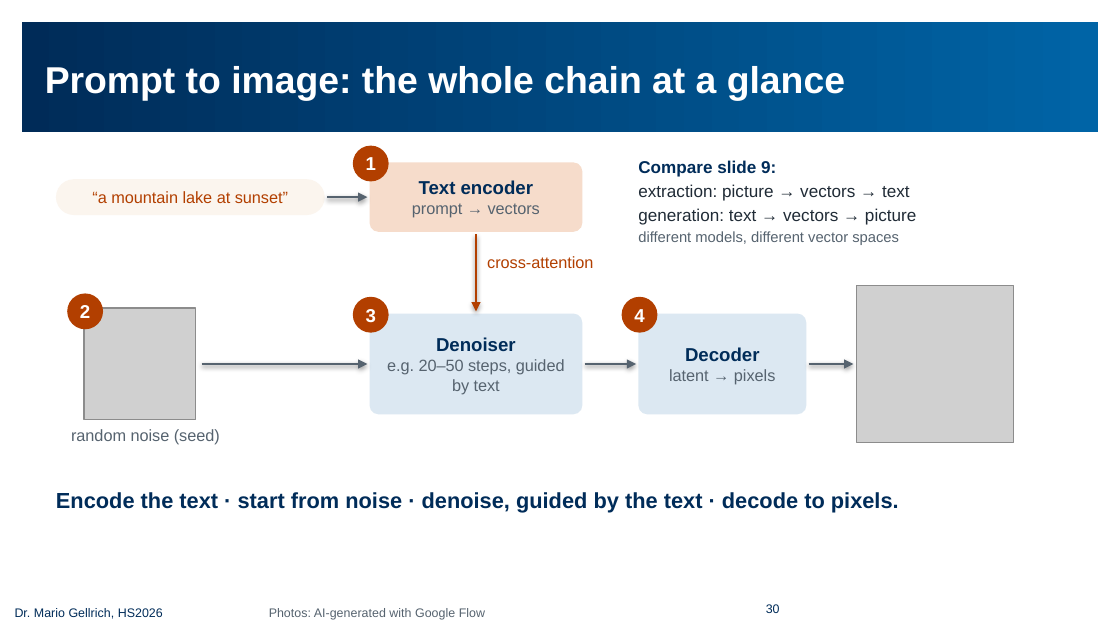
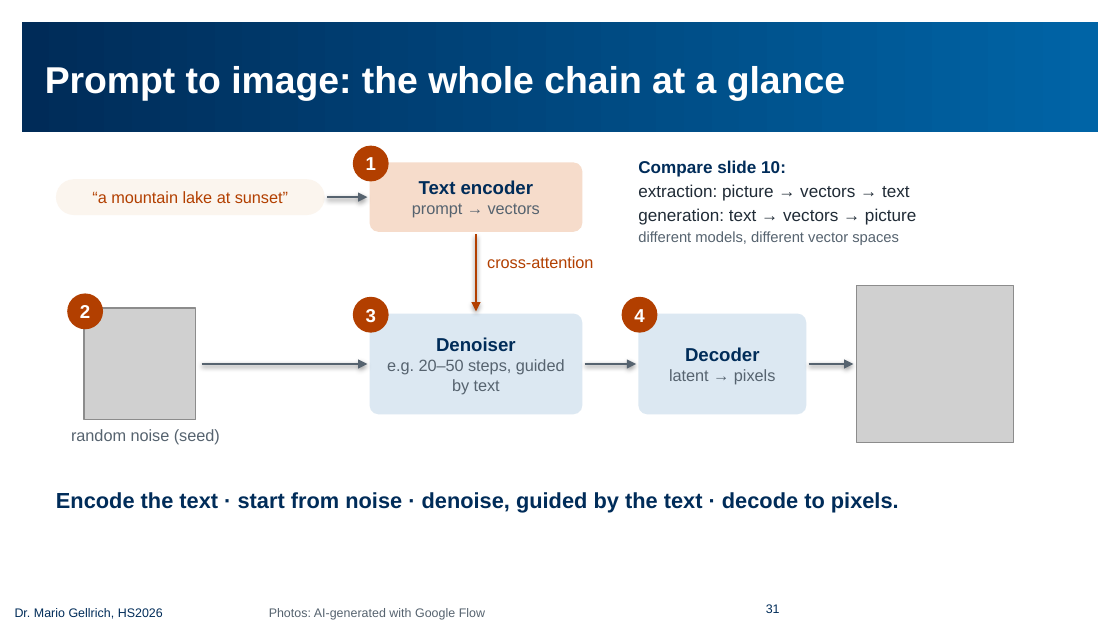
Before and after one commit to mario-gellrich-zhaw/multimodal_extraction_generation, a slide deck: slide 31 of slides/Slides_MSC_Data_Science_Week_13_EN_barrierefrei.pptx (slide 30 before the commit). Drawn at 1120x630 pixels with LibreOffice and Linux fonts; fonts in the diff are those of the drawing; grey boxes stand for pictures; background and template pictures are left out. Boxes give left, top, right and bottom in pixels: in the first picture for what was removed or moved away, otherwise in the second. Text is boxed around its words. In the diff, an @@ line names an element or a change of style, - is before the commit and + after.

```diff
--- a/slides/Slides_MSC_Data_Science_Week_13_EN_barrierefrei.pptx
+++ b/slides/Slides_MSC_Data_Science_Week_13_EN_barrierefrei.pptx
@@ text at [638,160,786,177]: text changed @@
-Compare slide 9:
+Compare slide 10:
@@ text at [766,604,780,613]: text changed @@
-30
+31
```
Also in this commit, not shown: 56 other slides changed, 1 slide added, 11 other files.
